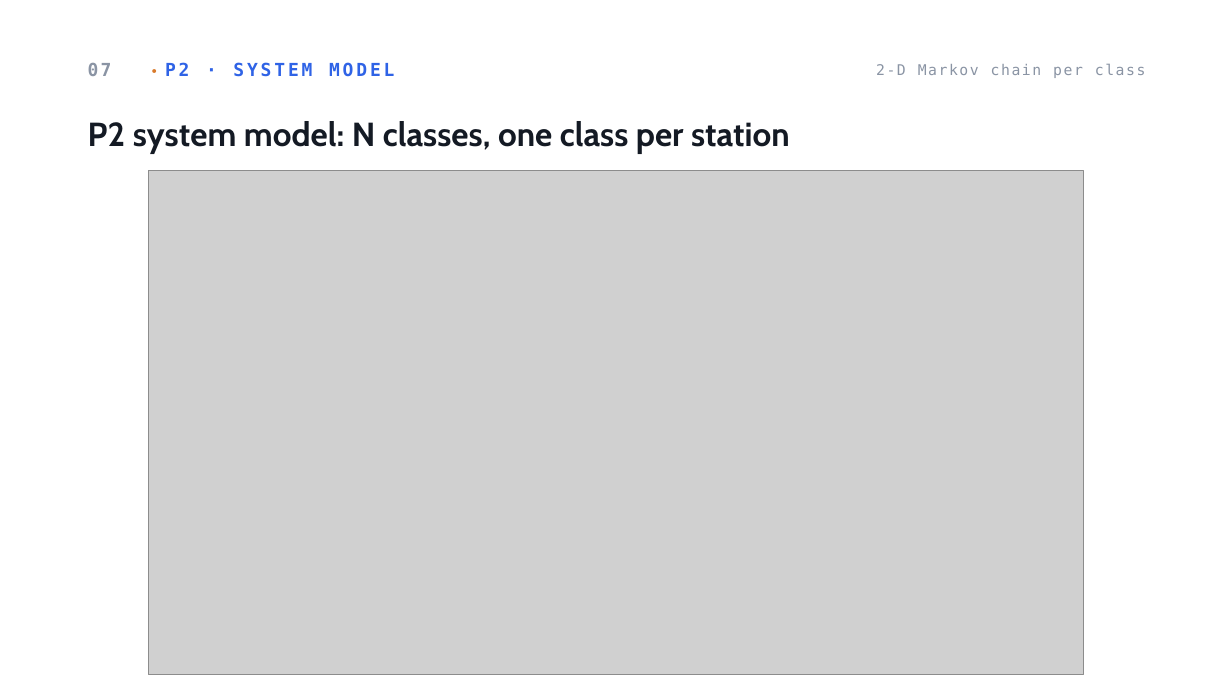
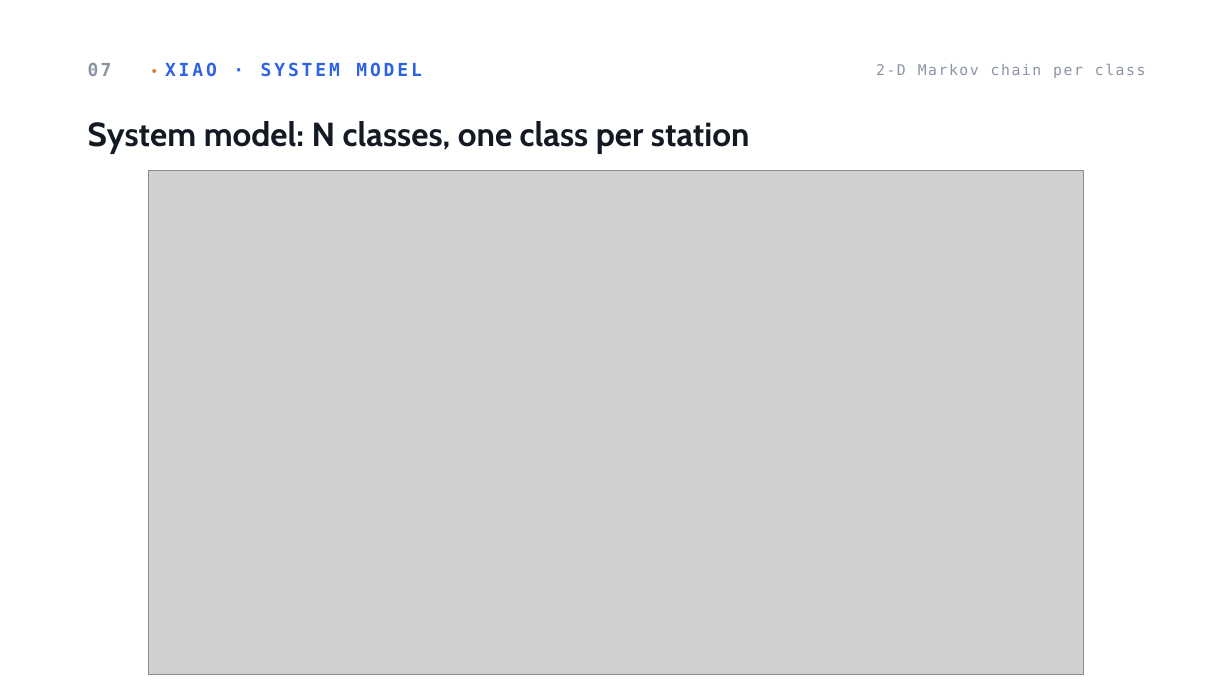
Before and after one commit to AhmadRifqi86/MWN-2026-M11402804-Rifqi, a slide deck: slide 8 of assets/ppt/a3-M11402804-AhmadRifqi.pptx. Drawn at 1232x693 pixels with LibreOffice and Linux fonts; fonts in the diff are those of the drawing; grey boxes stand for pictures. Boxes give left, top, right and bottom in pixels: in the first picture for what was removed or moved away, otherwise in the second. Text is boxed around its words. In the diff, an @@ line names an element or a change of style, - is before the commit and + after.

```diff
--- a/assets/ppt/a3-M11402804-AhmadRifqi.pptx
+++ b/assets/ppt/a3-M11402804-AhmadRifqi.pptx
@@ text at (88, 62, 421, 77): text changed @@
-07 • P2 · SYSTEM MODEL
+07 • XIAO · SYSTEM MODEL
@@ text at (88, 121, 750, 154): text changed @@
-P2 system model: N classes, one class per station
+System model: N classes, one class per station
```
Also in this commit, not shown: 10 other slides changed, 1 other file.
